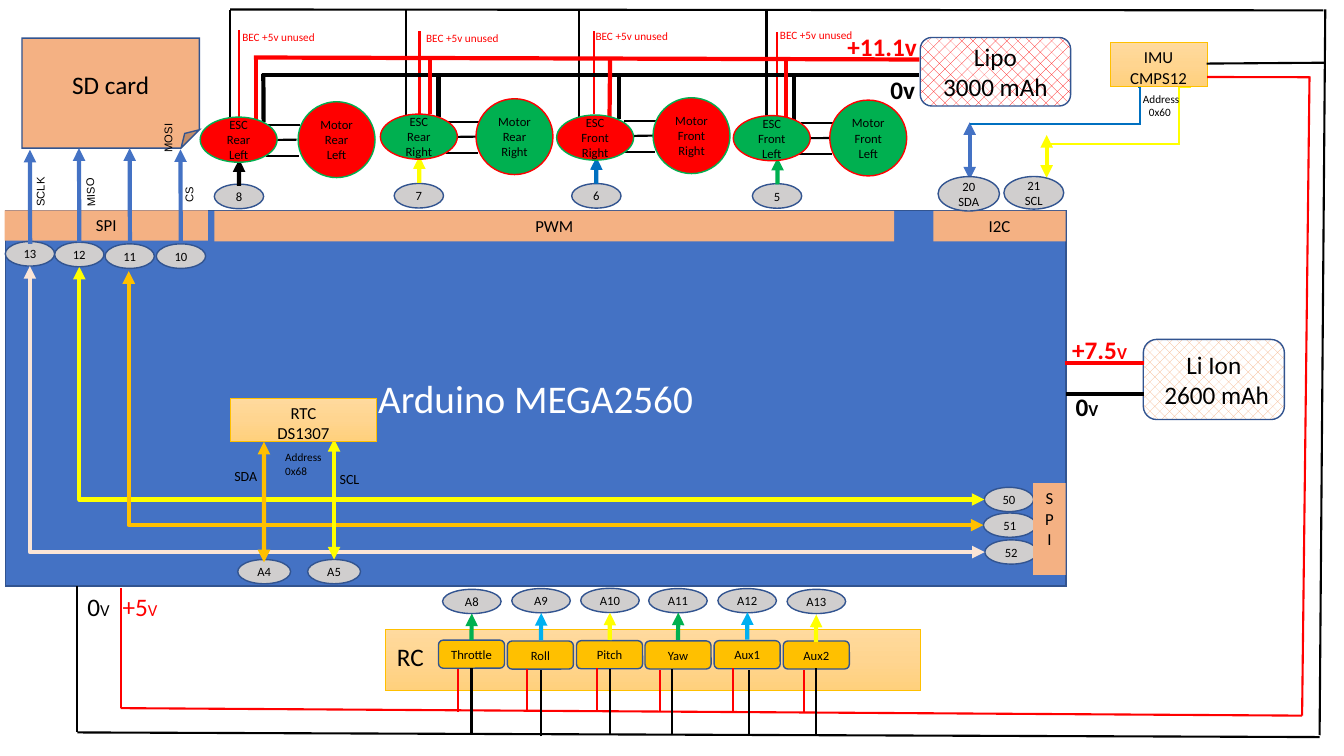
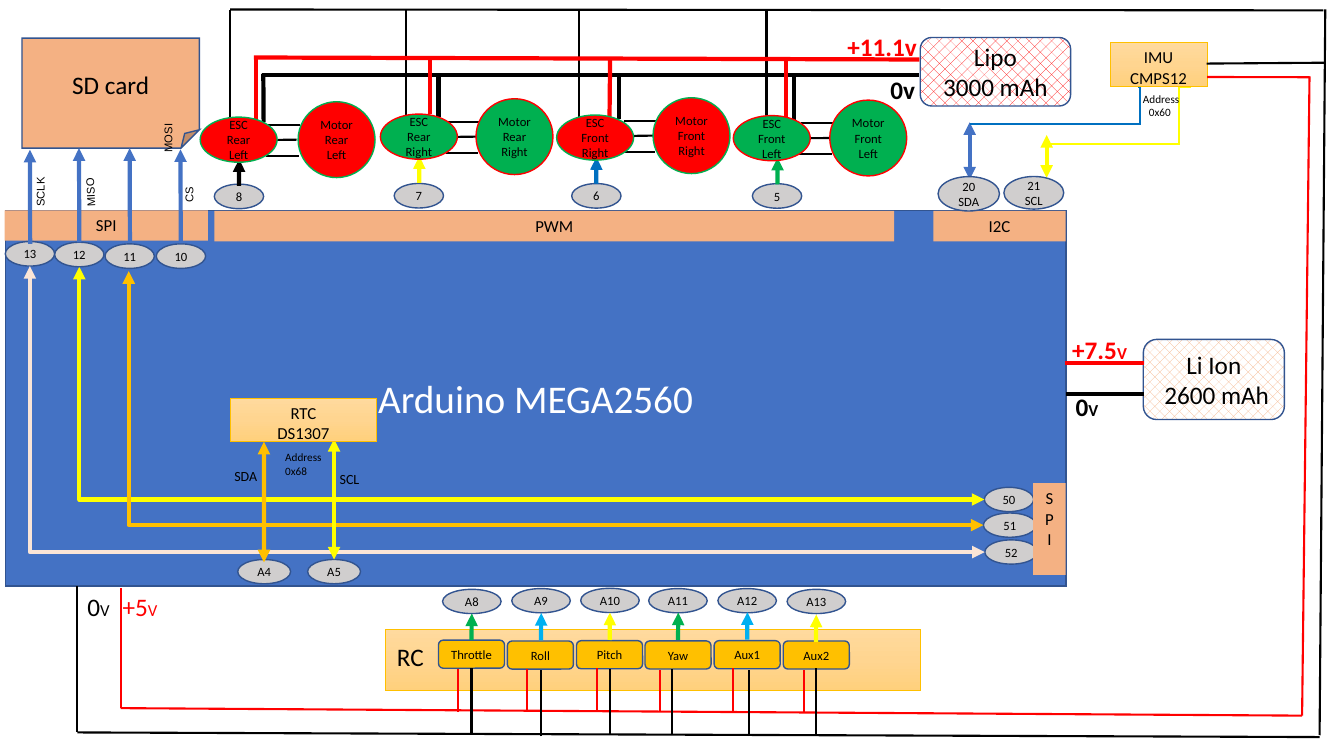
Before and after one commit to RobotEdh/RobotMicroControl, a slide deck: slide 1 of libraries/Diagramm Drone.pptx. Drawn at 1344x756 pixels with LibreOffice and Linux fonts; fonts in the diff are those of the drawing. Boxes give left, top, right and bottom in pixels: in the first picture for what was removed or moved away, otherwise in the second. Text is boxed around its words. In the diff, an @@ line names an element or a change of style, - is before the commit and + after.

```diff
--- a/libraries/Diagramm Drone.pptx
+++ b/libraries/Diagramm Drone.pptx
@@ line removed from (239, 117) to (239, 30) @@
@@ text removed at [242, 33, 315, 41] @@
-BEC +5v unused
@@ line removed from (419, 114) to (419, 31) @@
@@ text removed at [426, 34, 499, 42] @@
-BEC +5v unused
@@ line removed from (595, 114) to (595, 31) @@
@@ text removed at [596, 32, 668, 40] @@
-BEC +5v unused
@@ line removed from (777, 116) to (777, 32) @@
@@ text removed at [780, 31, 853, 43] @@
-BEC +5v unused
```
Also in this commit, not shown: 1 other slide changed, 1 slide added, 3 other files.
